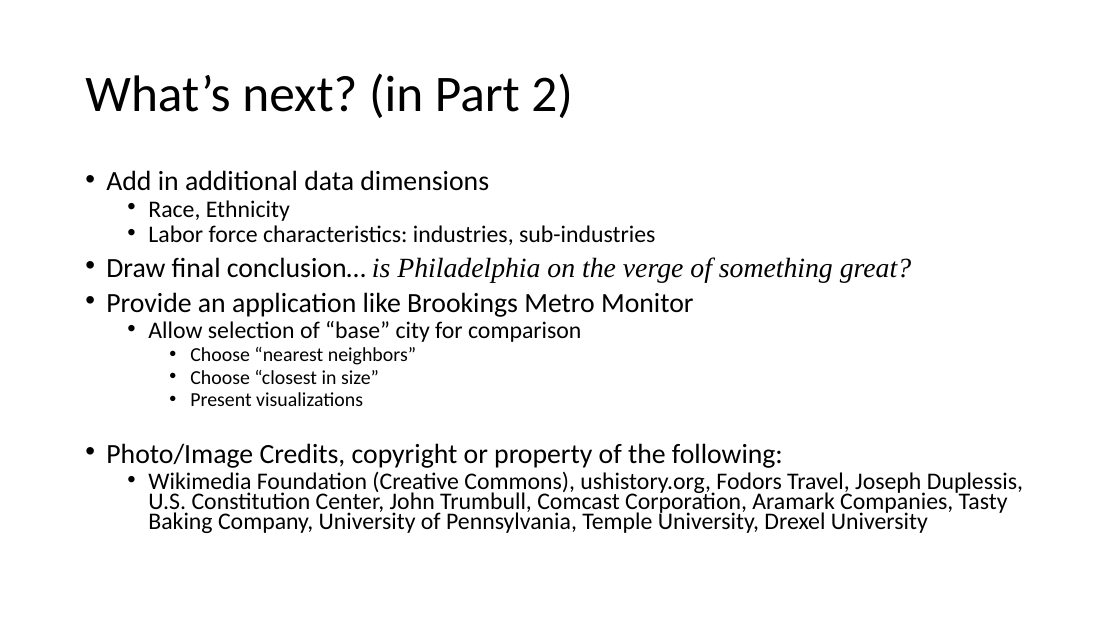
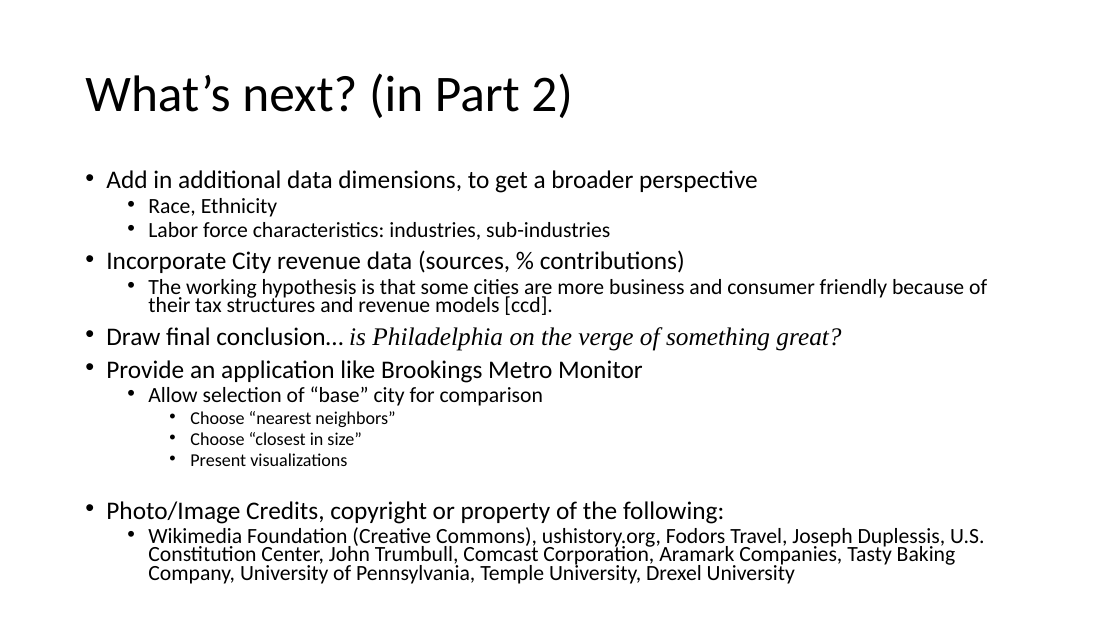
Before and after one commit to muftring/iu-datavis, a slide deck: slide 20 of project/mid-term-presentation.pptx. Drawn at 1120x630 pixels with LibreOffice and Linux fonts; fonts in the diff are those of the drawing. Boxes give left, top, right and bottom in pixels: in the first picture for what was removed or moved away, otherwise in the second. Text is boxed around its words. In the diff, an @@ line names an element or a change of style, - is before the commit and + after.

Commit message:
Mid-term presentation: labor force analysis and plots

```diff
--- a/project/mid-term-presentation.pptx
+++ b/project/mid-term-presentation.pptx
@@ text at (x1=106, y1=170, x2=758, y2=193): text changed; size 23.8 to 21.7 pt @@
-• Add in additional data dimensions
+• Add in additional data dimensions, to get a broader perspective
@@ text at (x1=106, y1=198, x2=984, y2=584): size 20.4 to 18.6 pt in "Race, Ethnicity", "Labor force characteristics: industries, sub-industries", "Allow selection of “base” city for comparison", "Wikimedia Foundation (Creative Commons), ushistory.org, Fodo ..."; size 23.8 to 21.7 pt in "Draw final conclusion… is Philadelphia on the ...", "Provide an application like Brookings Metro Monitor", "Photo/Image Credits, copyright or property of the ..."; size 17 to 15.5 pt in "Choose “nearest neighbors”", "Choose “closest in size”", "Present visualizations" @@
@@ text at (x1=106, y1=250, x2=987, y2=315): paragraphs added @@
+• Incorporate City revenue data (sources, % contributions)
+  • The working hypothesis is that some cities are more business and consumer friendly because of their tax structures and revenue models [ccd].
```
Also in this commit, not shown: 2 other slides changed, 9 other files.
